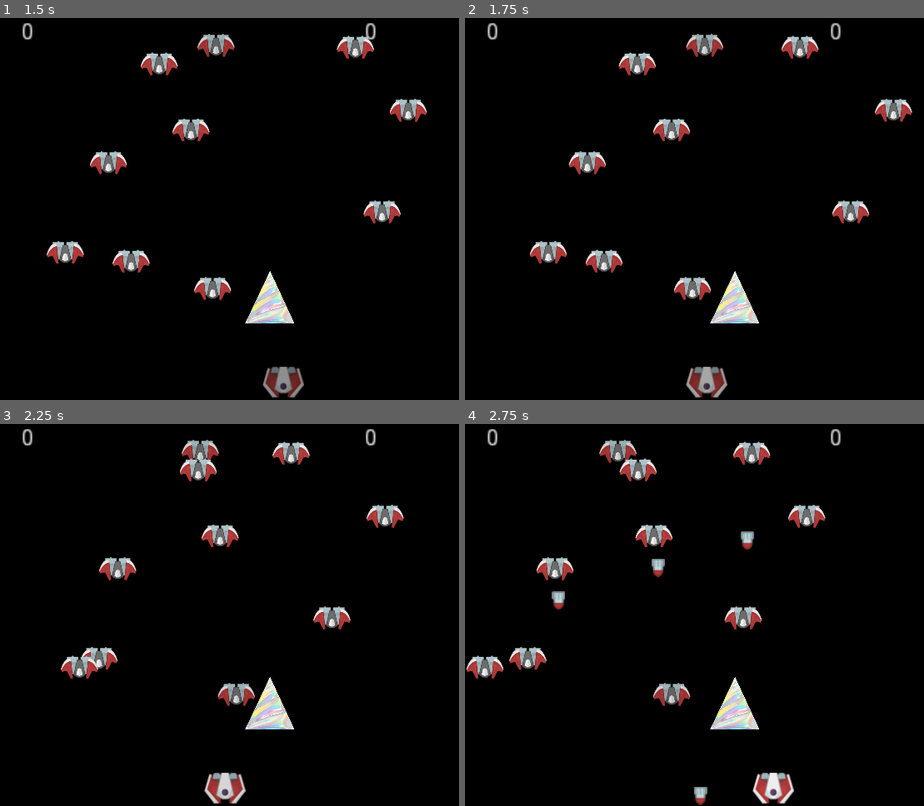
Above: before the commit, frames 1-4 (two rows, left to right).
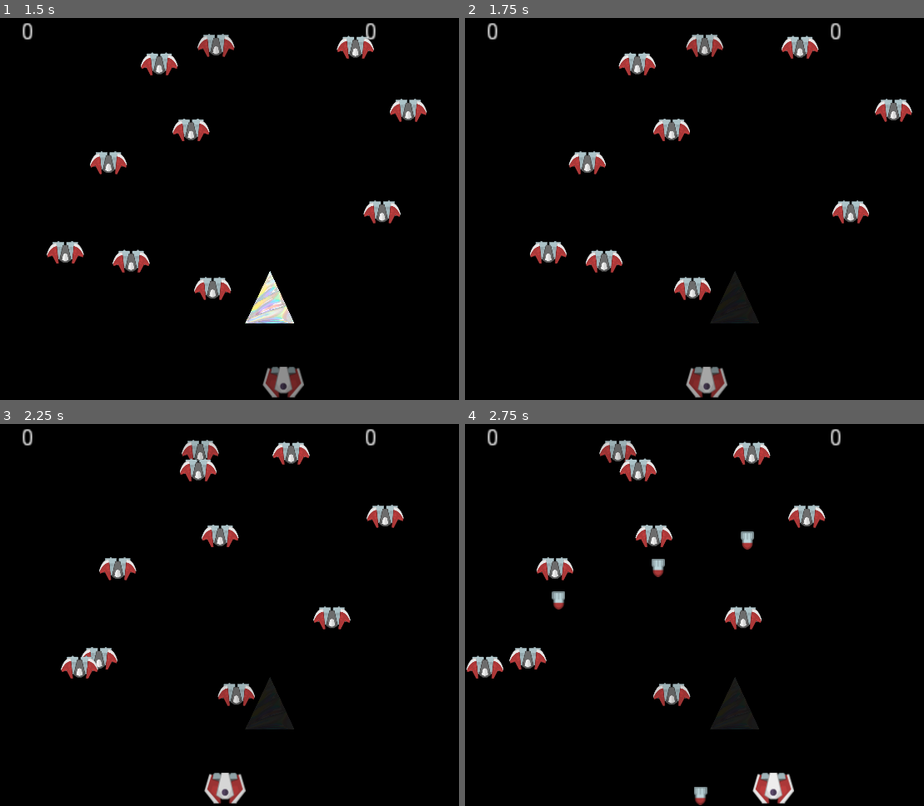
Above: after the commit, the same moments.

Repository: danboid/VGAces
Game: Godot game, scene res://Main.tscn
Same seed, same stepped clock (60 frames per second), same inputs: the game is played once before the commit and once after it.
Inputs:
- Up to frame 1 (1.5 s): hold Right (ui_right) 0.53-1.28 s; tap Space (ui_select) at 0.77 s; hold Left (ui_left) from 1.28 s (still down)
- Up to frame 2 (1.75 s): keep holding Left (ui_left); tap Space (ui_select) at 1.52 s
- Up to frame 3 (2.25 s): release Left (ui_left) at 2.03 s; hold Right (ui_right) from 2.03 s (still down)
- Up to frame 4 (2.75 s): keep holding Right (ui_right)

Frame 1 is identical in both runs. In frame 2, 0.7% of the frame differs, in the area x 53-65%, y 66-80%; in frame 3, 0.7%; in frame 4, 0.7%.

Commit message:
Add Widehorn collision detection

Diff:
--- a/Widehorn.gd
+++ b/Widehorn.gd
@@ -1,4 +1,10 @@
 extends Area2D
 
+var colr = 0.1
+
 func _on_Widehorn_area_entered(area):
-	pass
+	colr += .01
+	if colr < 1:
+		$Sprite.set("modulate",Color(colr, colr, colr, 1))
+	else:
+		queue_free()
